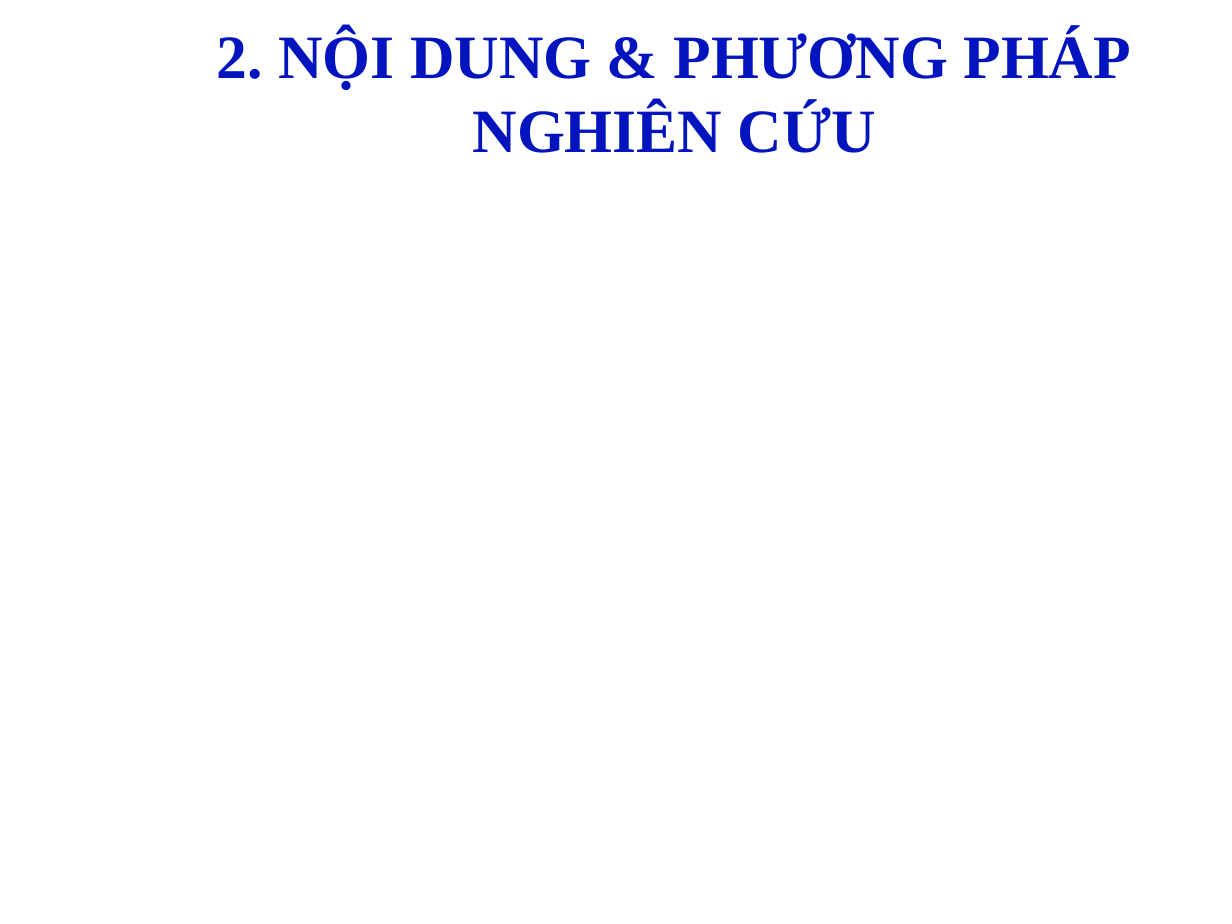
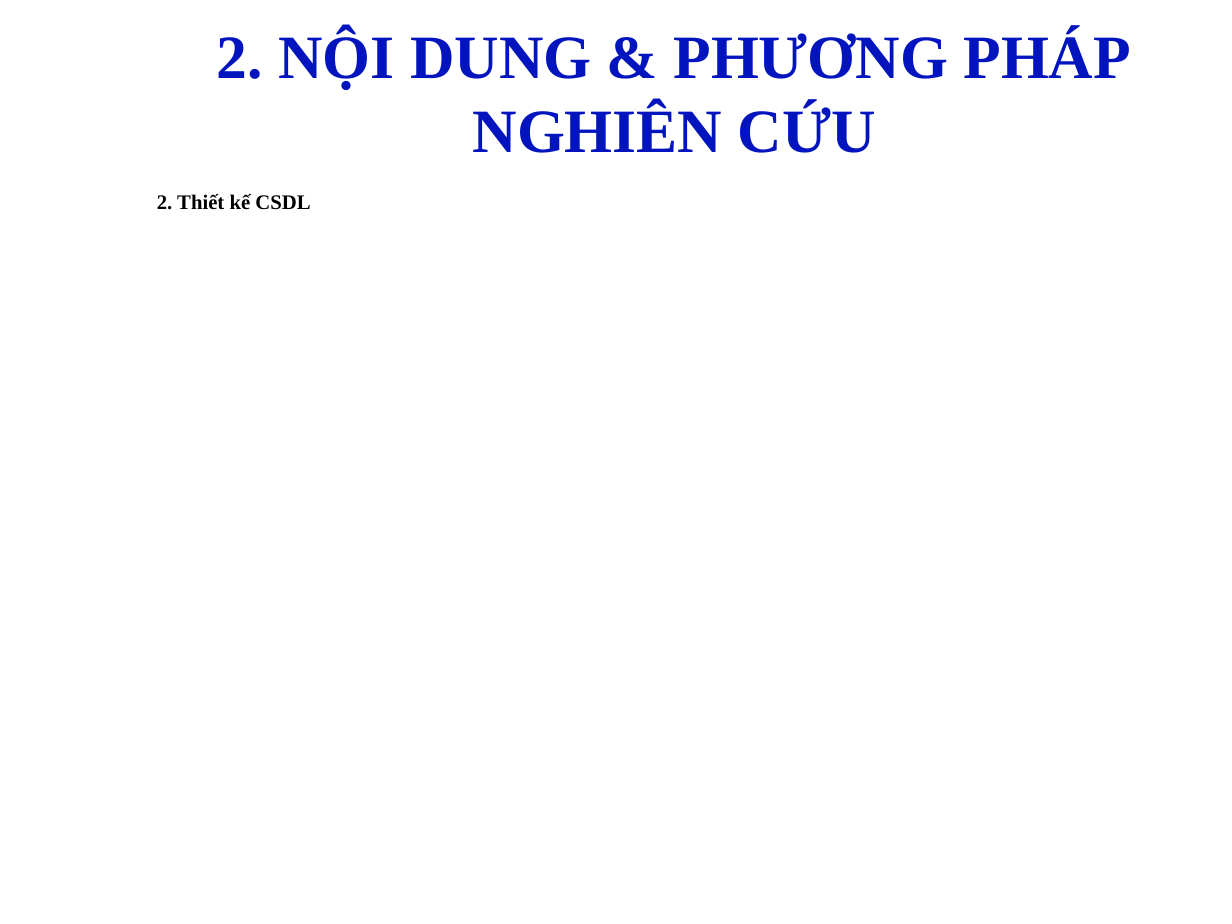
Before and after one commit to LePhuocLoi4850/luan-van, a slide deck: slide 7 of [MAU] Slide bao cao_LVTN.ppt (slide 6 before the commit). Drawn at 1232x924 pixels with LibreOffice and Linux fonts; fonts in the diff are those of the drawing; background and template pictures are left out. Boxes give left, top, right and bottom in pixels: in the first picture for what was removed or moved away, otherwise in the second. Text is boxed around its words. In the diff, an @@ line names an element or a change of style, - is before the commit and + after.

```diff
--- a/[MAU] Slide bao cao_LVTN.ppt
+++ b/[MAU] Slide bao cao_LVTN.ppt
@@ text added at [157, 194, 310, 210], 12.1 pt, text #000000, bold @@
+2. Thiết kế CSDL
```
Also in this commit, not shown: 1 other slide changed, 2 slides added, 33 other files.
